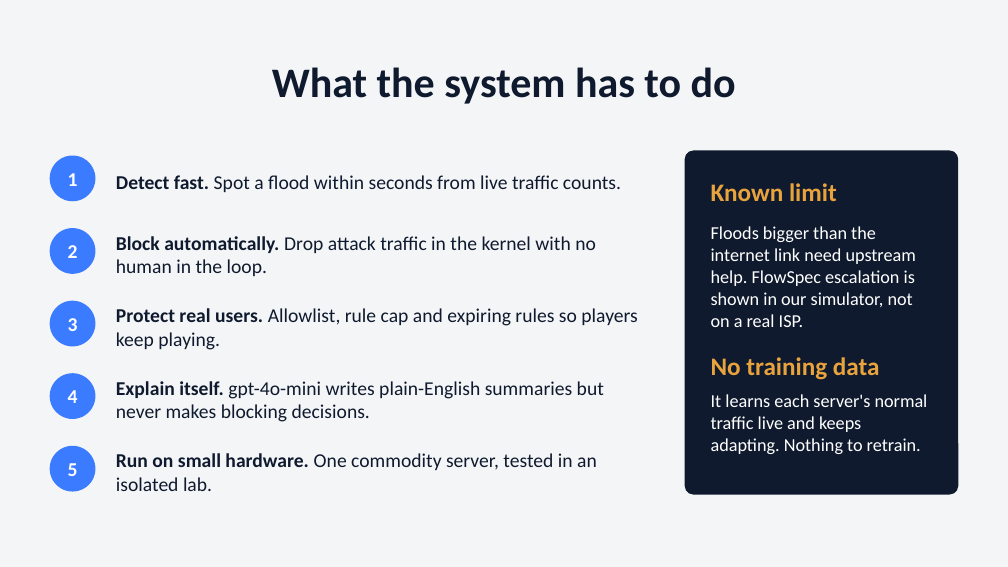
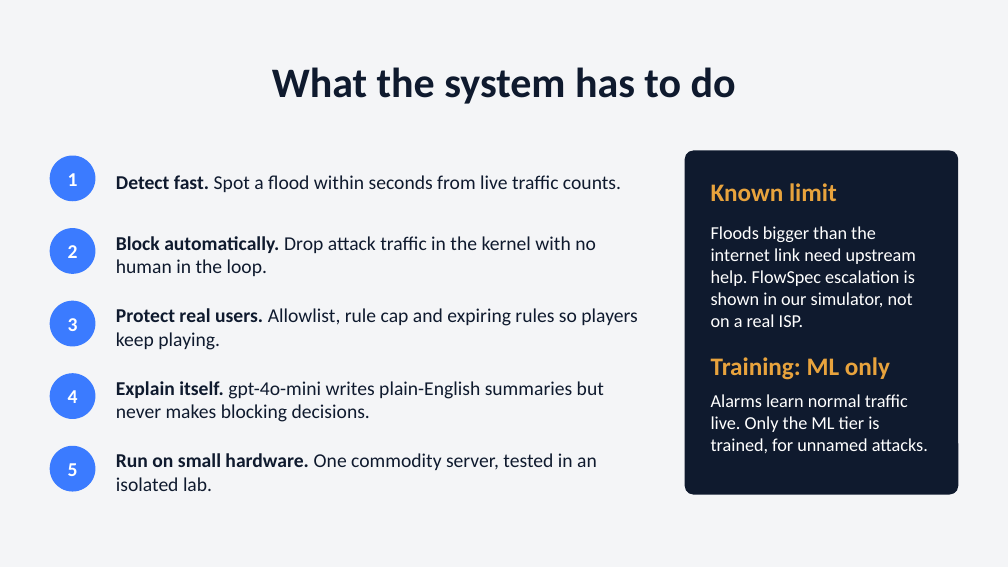
Before and after one commit to SushrithKbtech/shieldwall, a slide deck: slide 3 of docs/ShieldWall_presentation.pptx. Drawn at 1008x567 pixels with LibreOffice and Linux fonts; fonts in the diff are those of the drawing. Boxes give left, top, right and bottom in pixels: in the first picture for what was removed or moved away, otherwise in the second. Text is boxed around its words. In the diff, an @@ line names an element or a change of style, - is before the commit and + after.

Commit message:
Finish the three-tier cascade: SYN-ACK mitigation, ML on real captures, live analyst
- Kernel: count SYN-ACKs and match them in a rule (RULE_SYNACK); the controller rate-limits
  SYN-ACK reflection from unknown sources. ML-named attacks now map to the same rules as
  fingerprinted ones, so an attack the ML tier names is actually blocked.
- ML tier: features the live kernel path can provide (SYN-ACK share replaces destination-port
  entropy), shieldwall ml-train with real-capture scoring and a window cache, confidence-aware
  results; the shipped model learns from simulated traffic only (training on the development
  captures did worse on the held-out ones, both reported). Pinned to scikit-learn 1.7.2.
- Tier 3: packet sampler so the analyst runs under shieldwall live; analyst field guide, null-text
  parsing, heuristic prefers reflection evidence over blocking a public resolver;
  shieldwall analyst-eval (gpt-4o-mini vs heuristic).
- Results: held-out rerun (SYN-ACK now named and blocked), SYN-ACK capture through the real
  kernel, 200-trial metrics with and without the ML tier, analyst evaluation.
- Tests for the ML tier, cascade routing and analyst; CI runs them with and without the model.
- Dashboard, README, talk script, runbook and slides updated.

```diff
--- a/docs/ShieldWall_presentation.pptx
+++ b/docs/ShieldWall_presentation.pptx
@@ text at [711, 357, 928, 453]: text changed @@
-No training data
-It learns each server's normal traffic live and keeps adapting. Nothing to retrain.
+Training: ML only
+Alarms learn normal traffic live. Only the ML tier is trained, for unnamed attacks.
```
Also in this commit, not shown: 4 other slides changed, 48 other files.
